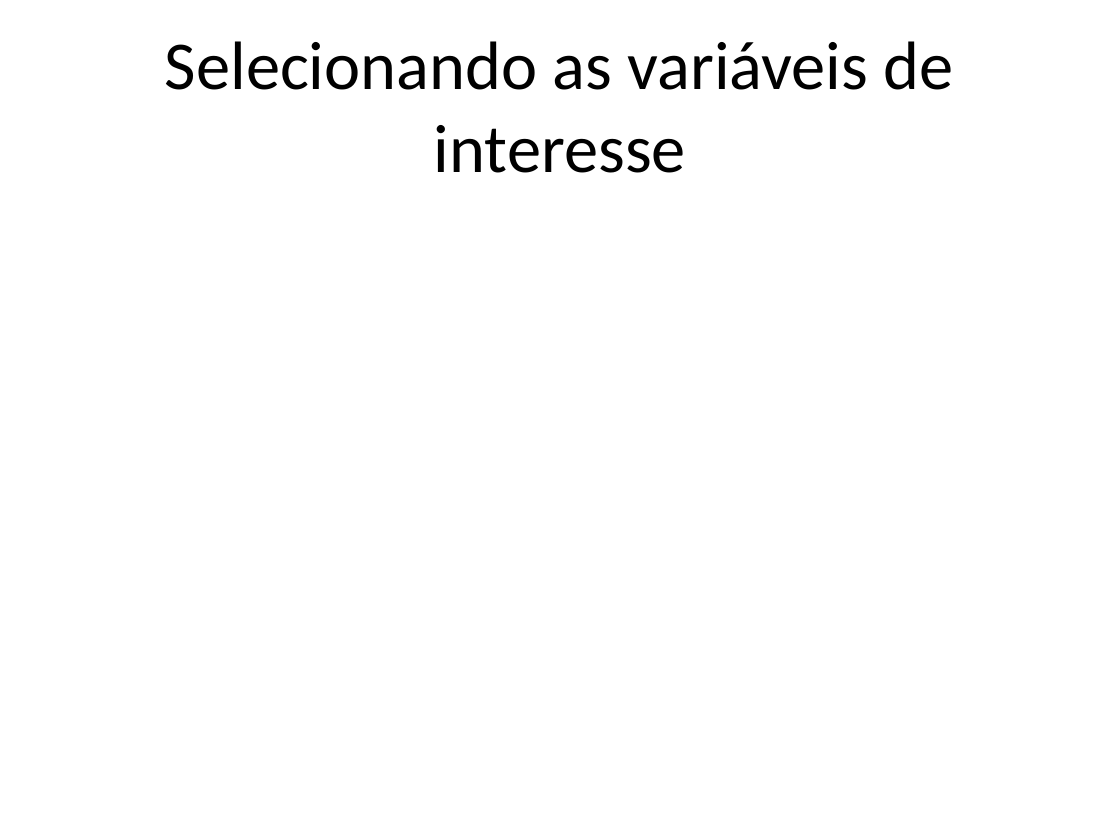
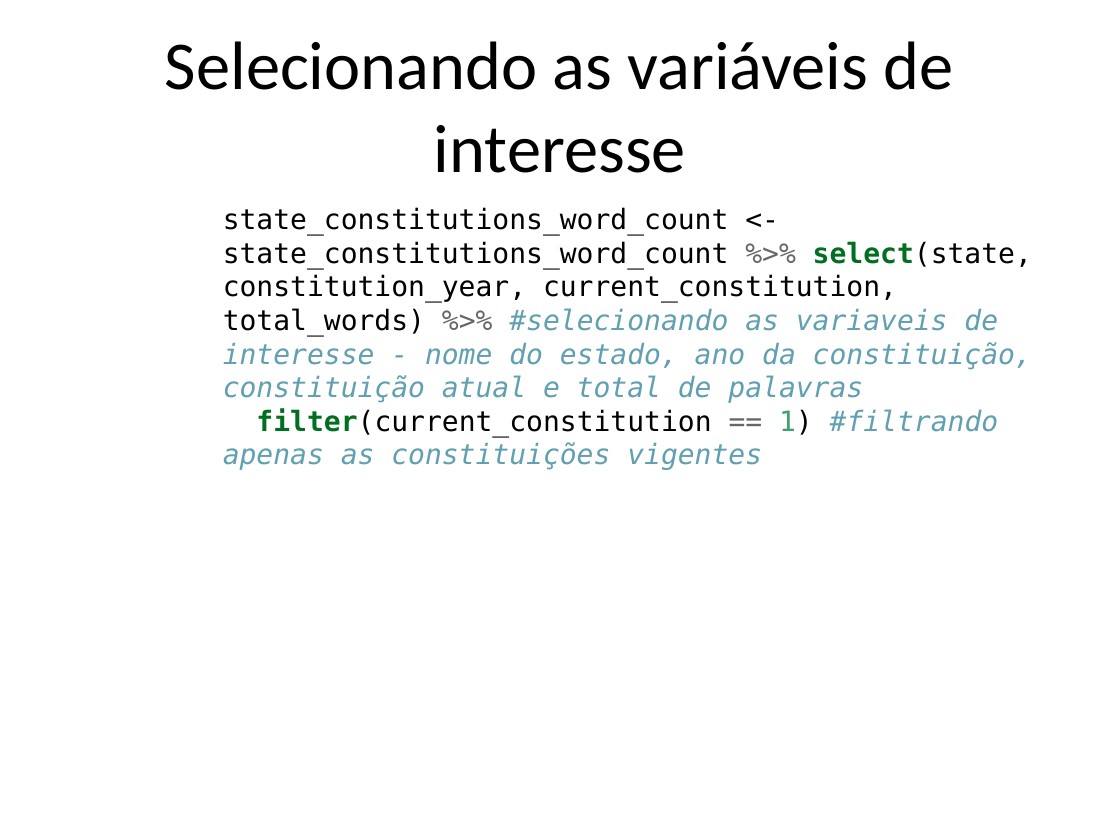
Before and after one commit to bmlmp/lista3_metodos, a slide deck: slide 8 of lista_3_apresentacao.pptx (slide 7 before the commit). Drawn at 1120x840 pixels with LibreOffice and Linux fonts; fonts in the diff are those of the drawing. Boxes give left, top, right and bottom in pixels: in the first picture for what was removed or moved away, otherwise in the second. Text is boxed around its words. In the diff, an @@ line names an element or a change of style, - is before the commit and + after.

```diff
--- a/lista_3_apresentacao.pptx
+++ b/lista_3_apresentacao.pptx
@@ text added at [223, 207, 1032, 470], 18 pt, text #000000 @@
+state_constitutions_word_count <- state_constitutions_word_count %>% select(state, constitution_year, current_constitution, total_words) %>% #selecionando as variaveis de interesse - nome do estado, ano da constituição, constituição atual e total de palavras
+filter(current_constitution == 1) #filtrando apenas as constituições vigentes
```
Also in this commit, not shown: 4 other slides changed, 8 slides added, 1 slide removed, 1 other file.
